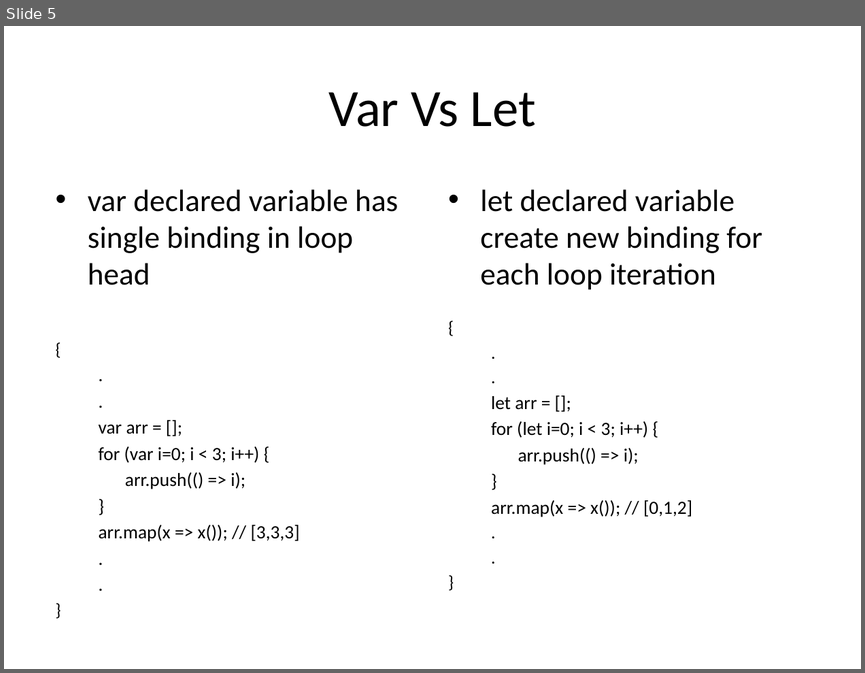
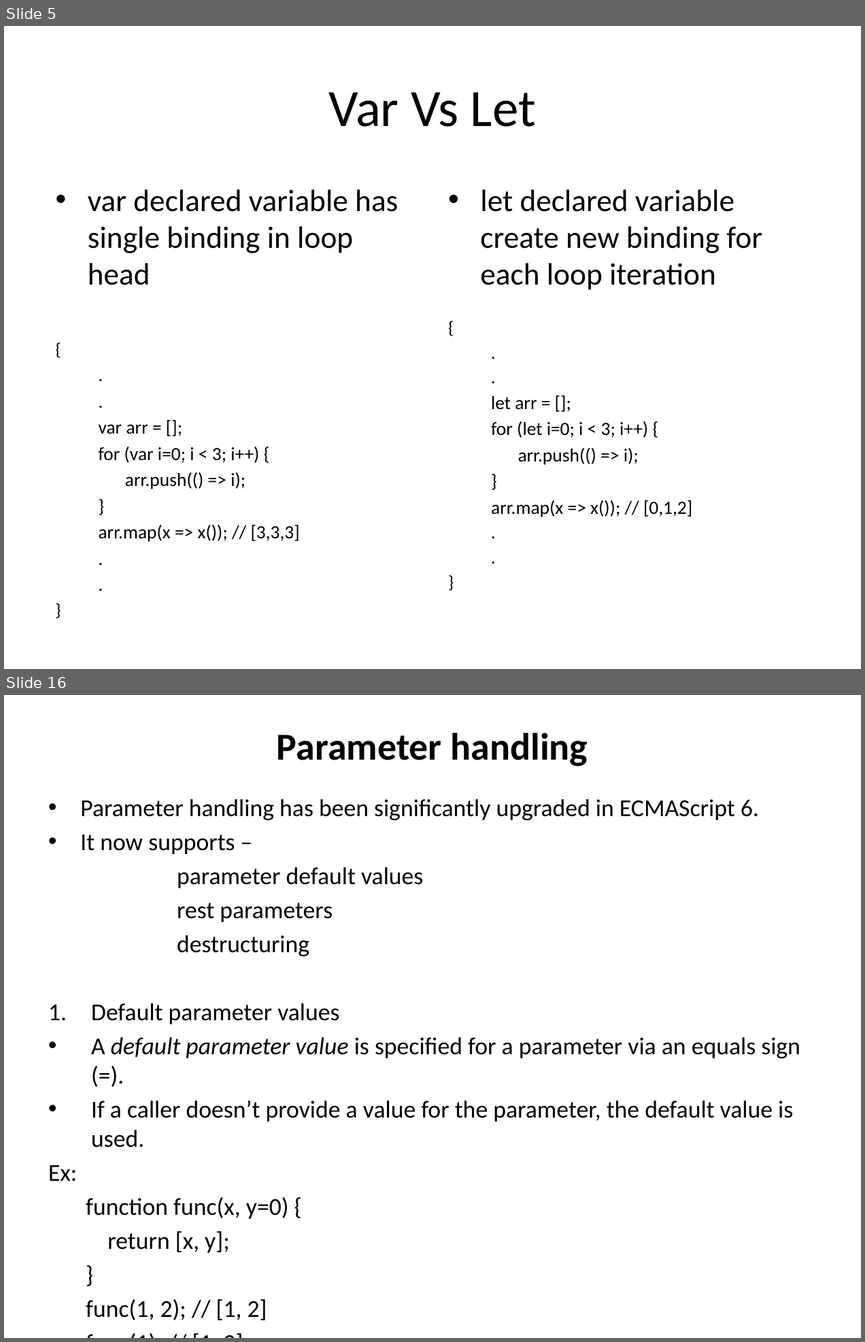
Before and after one commit to jaybidwai02/jsFrameworks, a slide deck: es6/ES6.pptx. Shown one above the other, each under a label of ours: slide 5 before the commit, slides 5 and 16 after it; the slides between them are not shown. The pictures are 865x673 and 865x1342 pixels, drawn with LibreOffice and Linux fonts; fonts in the diff are those of the drawing. Boxes give left, top, right and bottom in pixels: in the first picture for what was removed or moved away, otherwise in the second. Text is boxed around its words. In the diff, an @@ line names an element or a change of style, - is before the commit and + after.

Commit message:
ppt

```diff
--- a/es6/ES6.pptx
+++ b/es6/ES6.pptx
@@ slide 16 added at (4, 695, 861, 1338), background #FFFFFF @@
@@ title added at (277, 732, 588, 766), 32 pt, text #000000, bold @@
+Parameter handling
@@ text added at (48, 799, 800, 1320), 20.4 pt, text #000000 @@
+• Parameter handling has been significantly upgraded in ECMAScript 6.
+• It now supports –
+parameter default values
+rest parameters
+destructuring
+1. Default parameter values
+• A default parameter value is specified for a parameter via an equals sign (=).
+• If a caller doesn’t provide a value for the parameter, the default value is used.
+Ex:
+  function func(x, y=0) {
+  return [x, y];
+  }
+  func(1, 2); // [1, 2]
+  func(1); // [1, 0]
+  func(); // [undefined, 0]
```
Also in this commit, not shown: 12 other slides added, 1 other file.
